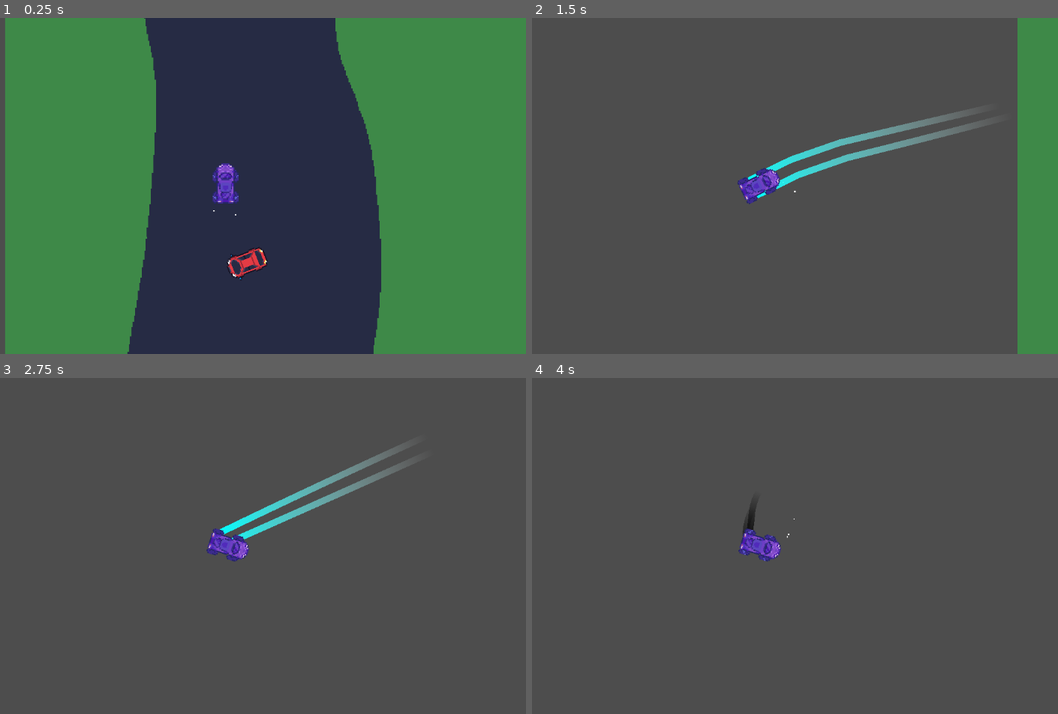
Above: before the commit, frames 1-4 (two rows, left to right).
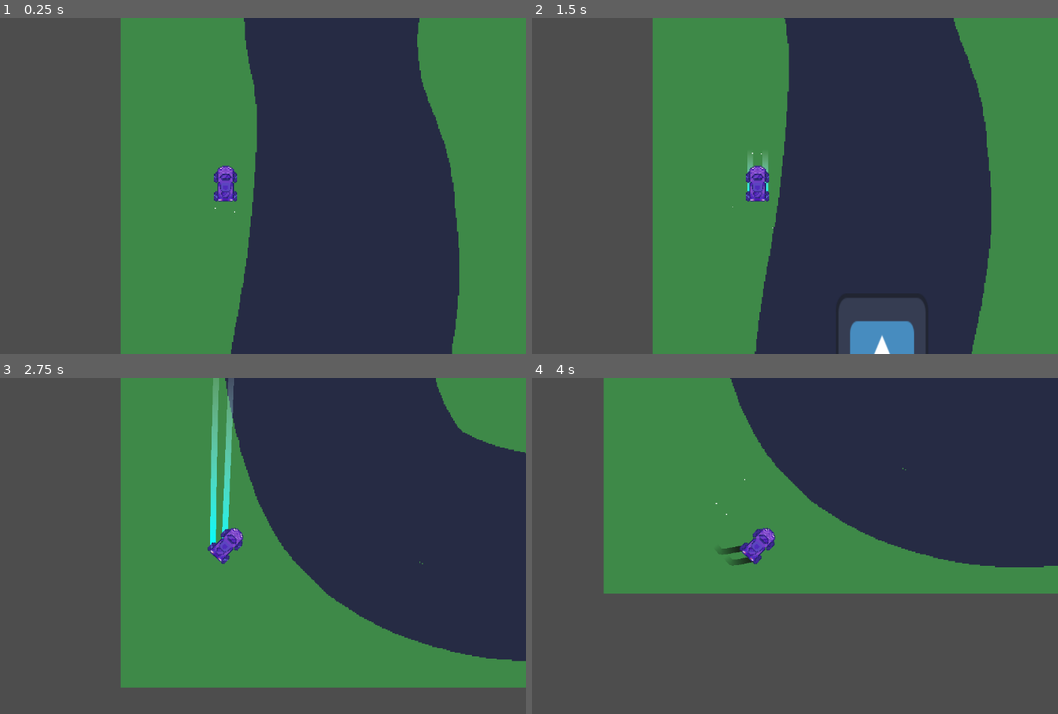
Above: after the commit, the same moments.

Repository: Buzabs/Cartest2
Game: Godot game, scene res://Scenes/TestScene.tscn
Two runs of this game, one before a commit and one after it. Both use one fixed random seed, a clock stepped at 60 frames per second and the inputs below. The engine's default icon, where the game draws it, is replaced by a stand-in: a white triangle on a blue panel in a dark square.
Inputs:
- Up to frame 1 (0.25 s): no input
- Up to frame 2 (1.5 s): hold D (Right) 0.53-1.28 s; tap Space (Nitro) at 0.6, 1.35 s; hold S (Down) from 1.28 s (still down)
- Up to frame 3 (2.75 s): release S (Down) at 2.03 s; hold D (Right) from 2.03 s (still down); tap Space (Nitro) at 2.1 s
- Up to frame 4 (4 s): release D (Right) at 2.78 s; hold W (Up) 2.78-3.53 s; tap Space (Nitro) at 2.85, 3.6 s; hold A (Left) from 3.53 s (still down)

The runs differ from the first frame. In frame 1, 56% of the frame differs, in the area x 0-88%, y 0-100%; in frame 2, 68%; in frame 3, 71%, in the area x 22-100%, y 0-93%; in frame 4, 55%.

Commit message:
Context Based Steering
DZIAŁA!!

Diff:
--- a/Scenes/Car.tscn
+++ b/Scenes/Car.tscn
@@ -42,7 +42,7 @@
 wait_time = 2.0
 
 [node name="Camera2D" type="Camera2D" parent="."]
-zoom = Vector2(2.5, 2.5)
+zoom = Vector2(2.25, 2.25)
 
 [node name="CollisionShape2D" type="CollisionShape2D" parent="."]
 position = Vector2(-0.5, -0.5)
--- a/Scenes/TestScene.tscn
+++ b/Scenes/TestScene.tscn
@@ -1,16 +1,26 @@
-[gd_scene load_steps=5 format=3 uid="uid://b0oo5p0g2r8w5"]
+[gd_scene load_steps=9 format=3 uid="uid://b0oo5p0g2r8w5"]
 
+[ext_resource type="Script" uid="uid://bgi6buttie4jm" path="res://Scripts/test_scene.gd" id="1_0f5h7"]
 [ext_resource type="Texture2D" uid="uid://7jri5omsogqx" path="res://Sprites/placeholders/placeholder-racetrack2.png" id="1_5lt6y"]
 [ext_resource type="PackedScene" uid="uid://b6pg70e8e06ln" path="res://Scenes/Car.tscn" id="1_mncer"]
 [ext_resource type="PackedScene" uid="uid://cdoq37nysvx3y" path="res://Scenes/enemy.tscn" id="3_8k7wh"]
+[ext_resource type="Texture2D" uid="uid://c8qpd1sa4yfvy" path="res://icon.svg" id="6_qsjrb"]
 
 [sub_resource type="Curve2D" id="Curve2D_5lt6y"]
+bake_interval = 50.0
 _data = {
-"points": PackedVector2Array(0, 0, 0, 0, 599, 320, -13.6603, …(115 unchanged characters)…  -10.2452, 44.3959, 10.2452, 961, -66, -34.8337, -10.9282, 34.8337, 10.9282, 1272, 43, 0, 0, 0, 0, 1284, 223, 37.5657, -6.83013, -37.5657, 6.83013, 1283, 524, 20.4904, 6.83013, -20.4904, -6.83013, 1154, 656, -2.73205, -7.51315, 2.73205, 7.51315, 979, 741, 12.3967, 42.1488, -12.3967, -42.1488, 792, 790, -19.8347, 28.0992, 19.8347, -28.0992, 594, 692, 0, 0, 0, 0, 595, 568, 0, 0, 0, 0, 598, 321, 0, 0, 0, 0, 599, 320)
+"points": PackedVector2Array(0, 0, 0, 0, 599, 320, -13.6603, …(115 unchanged characters)…  -10.2452, 44.3959, 10.2452, 961, -66, -19.9577, -39.8538, 19.9577, 39.8538, 1272, 43, 0, 0, 0, 0, 1300, 222, 25.9955, -33.2764, -25.9955, 33.2764, 1283, 524, 17.1904, -18.4699, -17.1904, 18.4699, 1154, 656, 13.768, -2.01315, -13.768, 2.01315, 991, 755, 64.0967, -0.751202, -64.0967, 0.751202, 775, 809, 2.21837, 28.0992, -2.21837, -28.0992, 594, 692, 0, 0, 0, 0, 595, 568, 0, 0, 0, 0, 598, 321, 0, 0, 0, 0, 599, 320)
 }
 point_count = 15
 
+[sub_resource type="RectangleShape2D" id="RectangleShape2D_c264a"]
+size = Vector2(76.5, 124)
+
+[sub_resource type="RectangleShape2D" id="RectangleShape2D_qsjrb"]
+size = Vector2(1038, 20)
+
 [node name="Node2D" type="Node2D"]
+script = ExtResource("1_0f5h7")
 
 [node name="Racetrack" type="Sprite2D" parent="."]
 texture_filter = 1
@@ -18,18 +28,60 @@
 texture = ExtResource("1_5lt6y")
 
 [node name="Car" parent="." instance=ExtResource("1_mncer")]
-position = Vector2(580, 328)
+position = Vector2(500, 316)
+
+[node name="Enemy" parent="." instance=ExtResource("3_8k7wh")]
+position = Vector2(826, 804)
+rotation = 1.70065
+steer_force = 0.4
+look_ahead = 75
+num_rays = 16
 
 [node name="Track" type="Path2D" parent="."]
 unique_name_in_owner = true
-position = Vector2(-1, -10)
+position = Vector2(-2, 2)
 curve = SubResource("Curve2D_5lt6y")
 
 [node name="TrackFollow" type="PathFollow2D" parent="Track"]
 unique_name_in_owner = true
-position = Vector2(599, 320)
-rotation = -1.50926
-scale = Vector2(1, 1)
+position = Vector2(753.413, 806.409)
+rotation = -2.92965
+progress = 2064.94
 
-[node name="Enemy" parent="Track" instance=ExtResource("3_8k7wh")]
-position = Vector2(600, 417)
+[node name="StaticBody2D" type="StaticBody2D" parent="."]
+
+[node name="CollisionShape2D8" type="CollisionShape2D" parent="StaticBody2D"]
+position = Vector2(607, 525)
+shape = SubResource("RectangleShape2D_c264a")
+
+[node name="Sprite2D" type="Sprite2D" parent="StaticBody2D/CollisionShape2D8"]
+position = Vector2(-1.25, -0.999999)
+scale = Vector2(0.62, 1)
+texture = ExtResource("6_qsjrb")
+
+[node name="CollisionPolygon2D" type="CollisionPolygon2D" parent="StaticBody2D"]
+position = Vector2(904, 8)
+polygon = PackedVector2Array(-12, 0, -158, 41, -225, 127, -240, 204, -202, 386, -229, 556, -212, 675, -106, 705, 22, 663, 102, 589, 303, 504, 301, 364, 342, 181, 271, 99, 111, 11, 15, -12)
+
+[node name="CollisionShape2D2" type="CollisionShape2D" parent="StaticBody2D"]
+position = Vector2(920, -124)
+shape = SubResource("RectangleShape2D_qsjrb")
+
+[node name="CollisionShape2D3" type="CollisionShape2D" parent="StaticBody2D"]
+position = Vector2(929, 896)
+shape = SubResource("RectangleShape2D_qsjrb")
+
+[node name="CollisionShape2D4" type="CollisionShape2D" parent="StaticBody2D"]
+position = Vector2(473, 387)
+rotation = 1.5708
+shape = SubResource("RectangleShape2D_qsjrb")
+
+[node name="CollisionShape2D5" type="CollisionShape2D" parent="StaticBody2D"]
+position = Vector2(1401, 402)
+rotation = 1.5708
+shape = SubResource("RectangleShape2D_qsjrb")
+
+[node name="CollisionShape2D6" type="CollisionShape2D" parent="StaticBody2D"]
+position = Vector2(1402, 402)
+rotation = 1.5708
+shape = SubResource("RectangleShape2D_qsjrb")
--- a/Scenes/enemy.tscn
+++ b/Scenes/enemy.tscn
@@ -11,8 +11,9 @@
 
 [node name="Sprite2D" type="Sprite2D" parent="."]
 texture_filter = 1
+rotation = 1.5708
 texture = ExtResource("1_hghv2")
 
 [node name="CollisionShape2D" type="CollisionShape2D" parent="."]
-position = Vector2(0, 1.5)
+rotation = 1.5708
 shape = SubResource("RectangleShape2D_1f0kj")
--- a/Scripts/enemy.gd
+++ b/Scripts/enemy.gd
@@ -1,7 +1,7 @@
 extends CharacterBody2D
 
-@export var max_speed := 400
-@export var steer_force := 0.1
+@export var max_speed := 250
+@export var steer_force := 0.2
 @export var look_ahead := 100
 @export var num_rays := 8
 
@@ -9,11 +9,10 @@
 var interest = []
 var danger = []
 
-@onready var path = %Track
-@onready var path_follow = %TrackFollow
+#@onready var path = %Track
+#@onready var path_follow = %TrackFollow
 
 var direction := Vector2.ZERO
-#var enemy_velocity := Vector2.ZERO
 var acc := Vector2.ZERO
 
 func _ready() -> void:
@@ -36,10 +35,13 @@
 	move_and_collide(velocity * delta)
 
 func set_interest():
-	var path_direction = get_path_direction(position)
-	for i in num_rays:
-		var d = ray_directions[i].rotated(rotation).dot(path_direction)
-		interest[i] = max(0, d)
+	if owner and owner.has_method("get_path_direction"):
+		var path_direction = get_parent().get_path_direction(position)
+		for i in num_rays:
+			var d = ray_directions[i].rotated(rotation).dot(path_direction)
+			interest[i] = max(0, d)
+	else:
+		set_default_interest()
 
 
 func set_default_interest():
@@ -49,21 +51,17 @@
 
 func set_danger():
 	var space_state = get_world_2d().direct_space_state
-	for i in range(num_rays):
+	for i in num_rays:
 		var query = PhysicsRayQueryParameters2D.create(position, position + ray_directions[i].rotated(rotation) * look_ahead)
+		query.exclude = [self]
 		var result = space_state.intersect_ray(query)
 		danger[i] = 1.0 if result else 0.0
 
 func choose_direction():
-	for i in range(num_rays):
+	for i in num_rays:
 		if danger[i] > 0.0:
 			interest[i] = 0.0
 	direction = Vector2.ZERO
-	for i in range(num_rays):
+	for i in num_rays:
 		direction += ray_directions[i] * interest[i]
 	direction = direction.normalized()
-
-func get_path_direction(pos):
-	var offset = path.curve.get_closest_offset(pos)
-	path_follow.v_offset = offset
-	return path_follow.transform.x
--- /dev/null
+++ b/Scripts/test_scene.gd
@@ -0,0 +1,9 @@
+extends Node2D
+
+@onready var path = $Track
+@onready var path_follow = $Track/TrackFollow
+
+func get_path_direction(pos):
+	var offset = path.curve.get_closest_offset(pos)
+	path_follow.progress = offset
+	return path_follow.transform.x
Not shown, added: Scripts/test_scene.gd.uid
Empty file added: Scripts/track_follow.gd
Not shown, added: Scripts/track_follow.gd.uid
